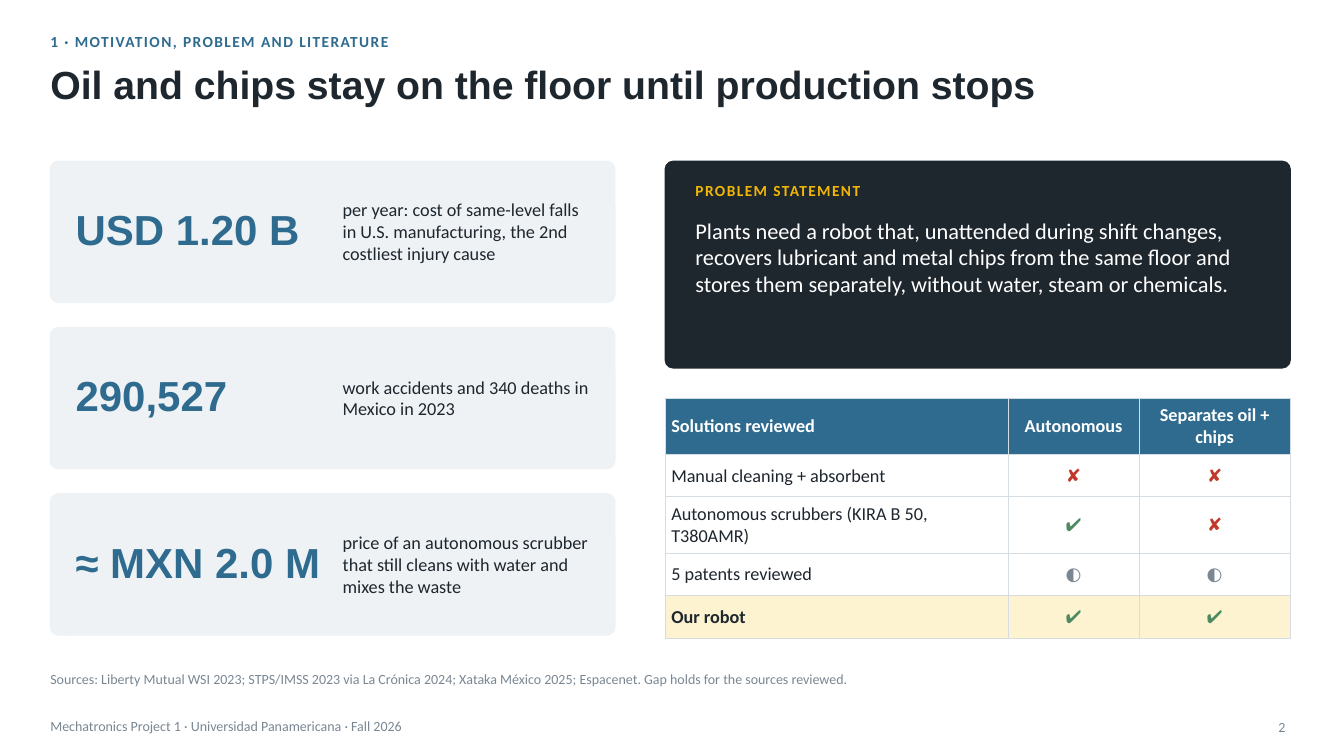
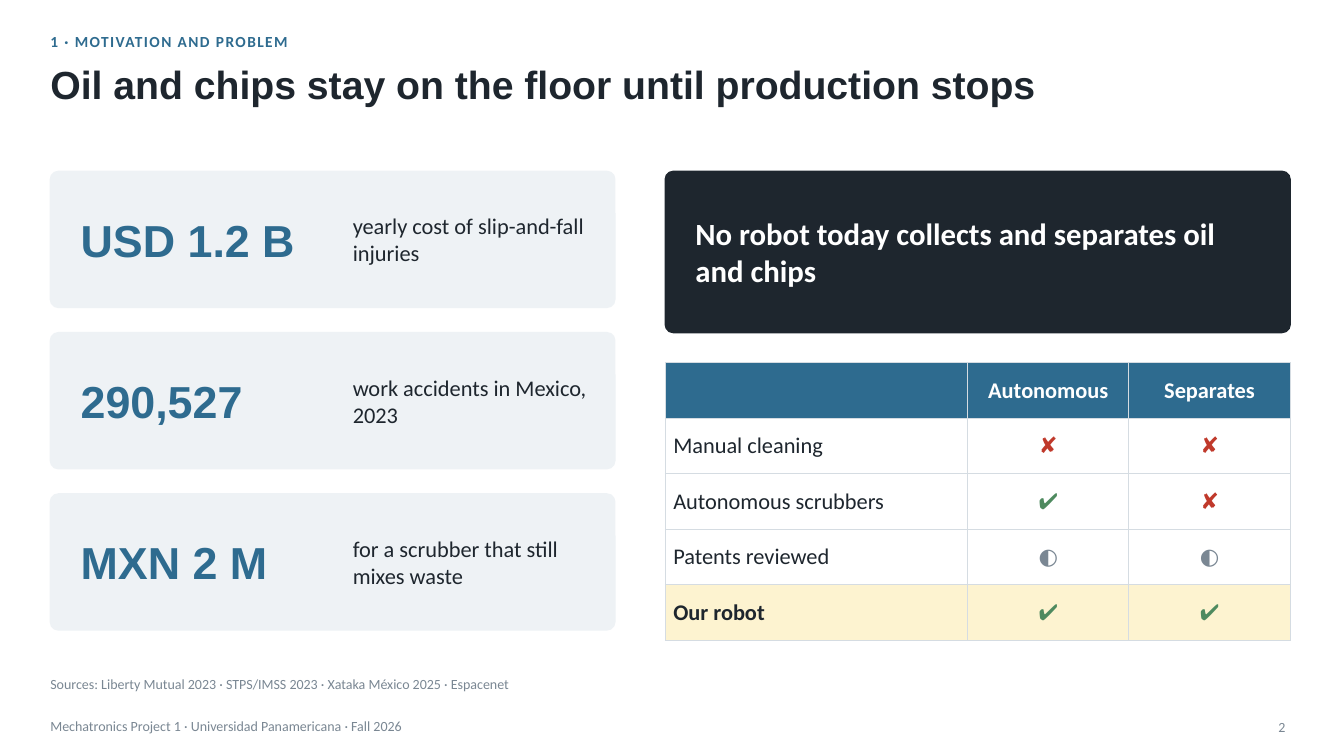
Before and after one commit to Happenedspice17/industrial-waste-clean-machine, a slide deck: slide 2 of docs/semester-1-deliverables/Final_Presentation_Waste_Robot_v2.pptx. Drawn at 1344x756 pixels with LibreOffice and Linux fonts; fonts in the diff are those of the drawing. Boxes give left, top, right and bottom in pixels: in the first picture for what was removed or moved away, otherwise in the second. Text is boxed around its words. In the diff, an @@ line names an element or a change of style, - is before the commit and + after.

```diff
--- a/docs/semester-1-deliverables/Final_Presentation_Waste_Robot_v2.pptx
+++ b/docs/semester-1-deliverables/Final_Presentation_Waste_Robot_v2.pptx
@@ text at (50,37,288,47): text changed @@
-1 · MOTIVATION, PROBLEM AND LITERATURE
+1 · MOTIVATION AND PROBLEM
@@ rounded rectangle: place and size @@
-rounded rectangle at (50,161,615,302)
+rounded rectangle at (50,171,615,308)
@@ proportions changed in 4 elements at (50,333,615,469), (50,494,615,630), (50,171,615,308), (665,171,1291,333) @@
@@ rounded rectangle: place and size @@
-rounded rectangle at (665,161,1291,368)
+rounded rectangle at (665,171,1291,333)
@@ text "No robot today collects and ..." at (695,223,1215,287): vertical alignment top to middle @@
@@ text at (81,225,294,258): text changed; size 30 to 32 pt @@
-USD 1.20 B
+USD 1.2 B
@@ text at (353,218,584,265): text changed; size 13 to 16 pt @@
-per year: cost of same-level falls in U.S. manufacturing, the 2nd costliest injury cause
+yearly cost of slip-and-fall injuries
@@ text at (695,223,1215,287): text changed; size 11 to 22 pt; text colour #F2B705 to #FFFFFF @@
-PROBLEM STATEMENT
+No robot today collects and separates oil and chips
@@ text removed at (695,223,1230,296) @@
-Plants need a robot that, unattended during shift changes, recovers lubricant and metal chips from the same floor and stores them separately, without water, steam or chemicals.
@@ rounded rectangle: place and size @@
-rounded rectangle at (50,328,615,469)
+rounded rectangle at (50,333,615,469)
@@ text "290,527" at (81,386,243,425): size 30 to 32 pt @@
@@ text at (353,380,586,423): text changed; size 13 to 16 pt @@
-work accidents and 340 deaths in Mexico in 2023
+work accidents in Mexico, 2023
@@ table at (665,363,1291,624) @@
-row 1, column 1: Solutions reviewed
+row 1, column 1: 
-row 1, column 3: Separates oil + chips
+row 1, column 3: Separates
-row 2, column 1: Manual cleaning + absorbent
+row 2, column 1: Manual cleaning
-row 3, column 1: Autonomous scrubbers (KIRA B 50, T380AMR)
+row 3, column 1: Autonomous scrubbers
-row 4, column 1: 5 patents reviewed
+row 4, column 1: Patents reviewed
@@ size 13 to 16 pt in "Autonomous", "✘", "✘", "✔" and 6 more places @@
@@ bold on in "◐", "◐" @@
@@ table: place and size @@
-table at (665,398,1291,627)
+table at (665,363,1291,624)
@@ rounded rectangle: place and size @@
-rounded rectangle at (50,494,615,635)
+rounded rectangle at (50,494,615,630)
@@ text at (81,547,267,579): text changed; size 30 to 32 pt @@
-≈ MXN 2.0 M
+MXN 2 M
@@ text at (353,541,558,584): text changed; size 13 to 16 pt @@
-price of an autonomous scrubber that still cleans with water and mixes the waste
+for a scrubber that still mixes waste
@@ text at (50,679,509,691): text changed @@
-Sources: Liberty Mutual WSI 2023; STPS/IMSS 2023 via La Crónica 2024; Xataka México 2025; Espacenet. Gap holds for the sources reviewed.
+Sources: Liberty Mutual 2023 · STPS/IMSS 2023 · Xataka México 2025 · Espacenet
```
Also in this commit, not shown: 7 other slides changed, 1 slide added, 1 slide removed, 2 other files.
